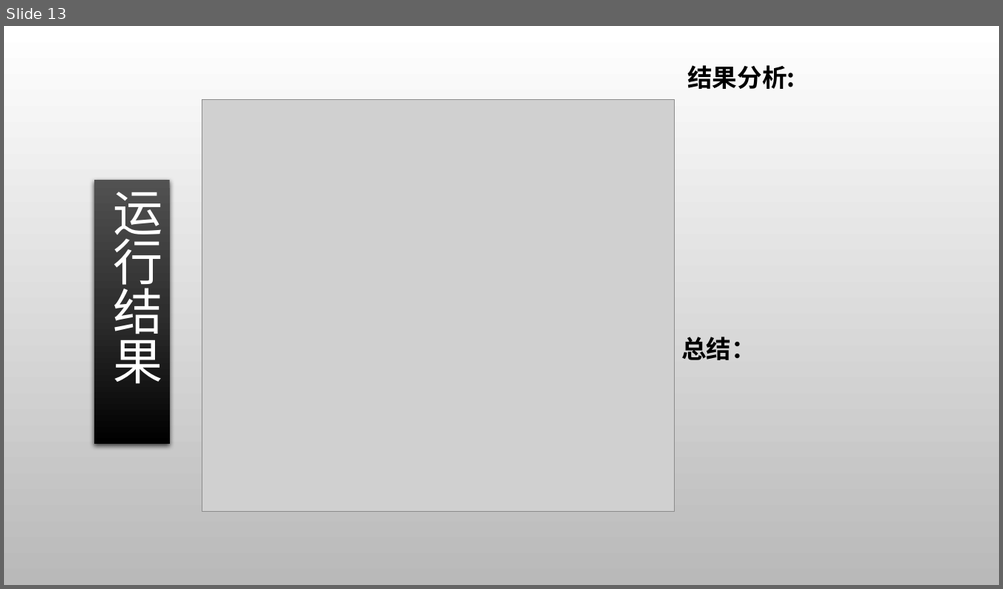
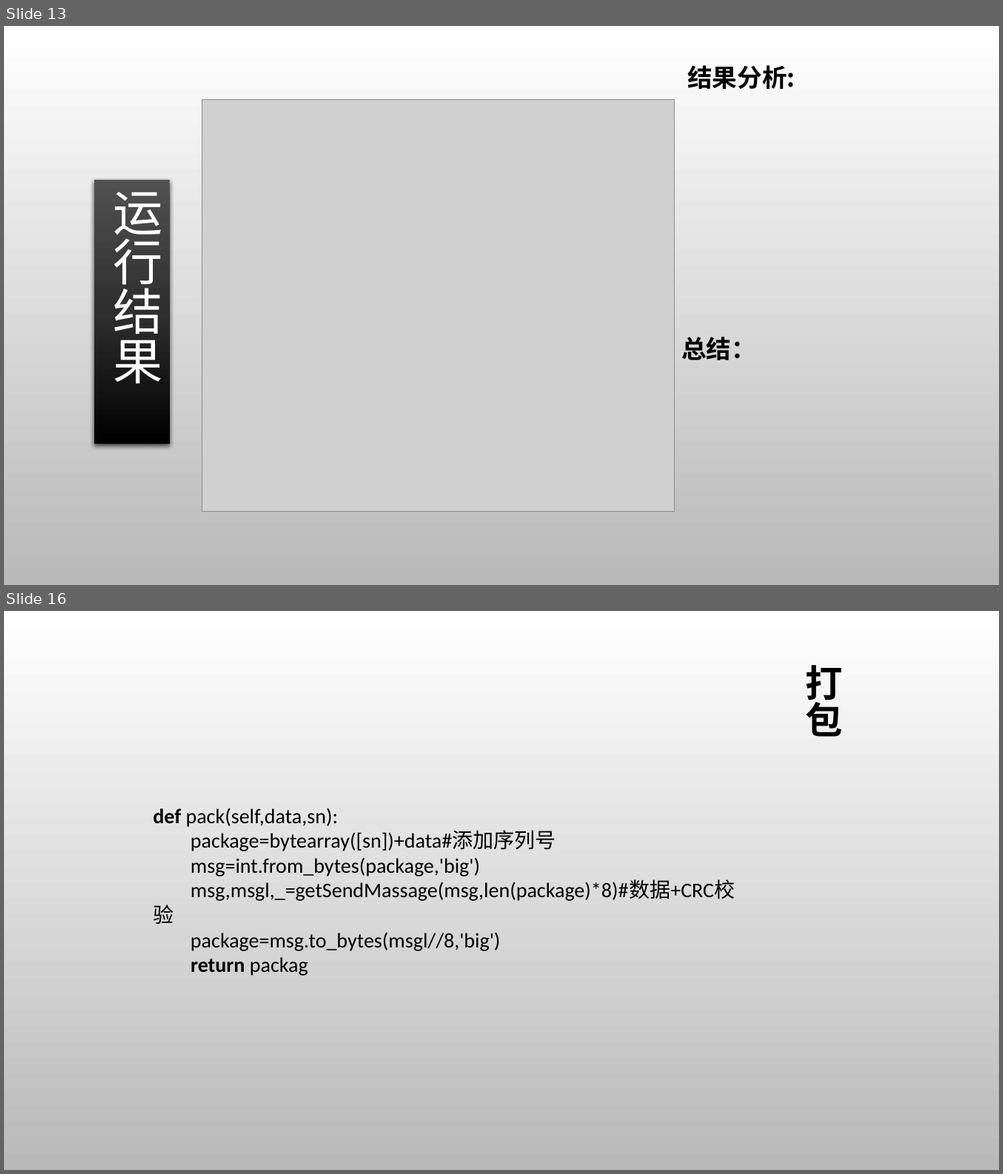
Before and after one commit to Tim-xiaofan/computer_network, a slide deck: python/ppt/ppt-chapter3.pptx. Shown one above the other, each under a label of ours: slide 13 before the commit, slides 13 and 16 after it; the slides between them are not shown. The pictures are 1003x589 and 1003x1174 pixels, drawn with LibreOffice and Linux fonts; fonts in the diff are those of the drawing; grey boxes stand for pictures; background and template pictures are left out. Boxes give left, top, right and bottom in pixels: in the first picture for what was removed or moved away, otherwise in the second. Text is boxed around its words. In the diff, an @@ line names an element or a change of style, - is before the commit and + after.

```diff
--- a/python/ppt/ppt-chapter3.pptx
+++ b/python/ppt/ppt-chapter3.pptx
@@ slide 16 added at (4, 611, 999, 1170), background picture (left out) @@
@@ title added at (805, 665, 842, 737), 36 pt, text #000000, bold @@
+打包
@@ text added at (153, 808, 734, 976), 20 pt, text #000000 @@
+def pack(self,data,sn):
+package=bytearray([sn])+data#添加序列号
+msg=int.from_bytes(package,'big')
+msg,msgl,_=getSendMassage(msg,len(package)*8)#数据+CRC校验
+package=msg.to_bytes(msgl//8,'big')
+return packag
```
Also in this commit, not shown: 16 other slides added.
